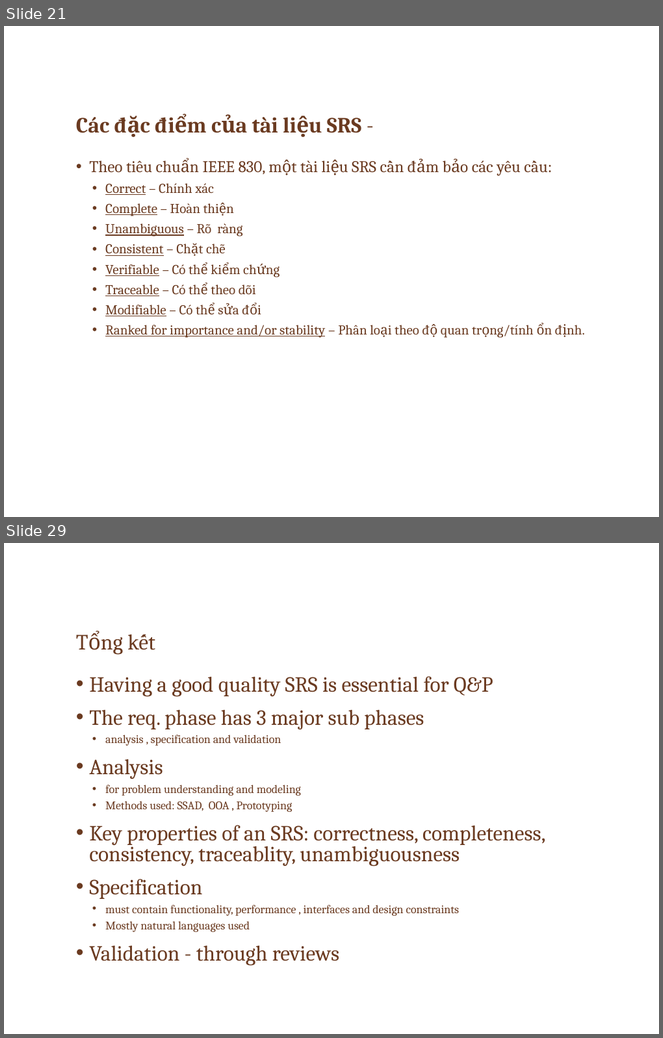
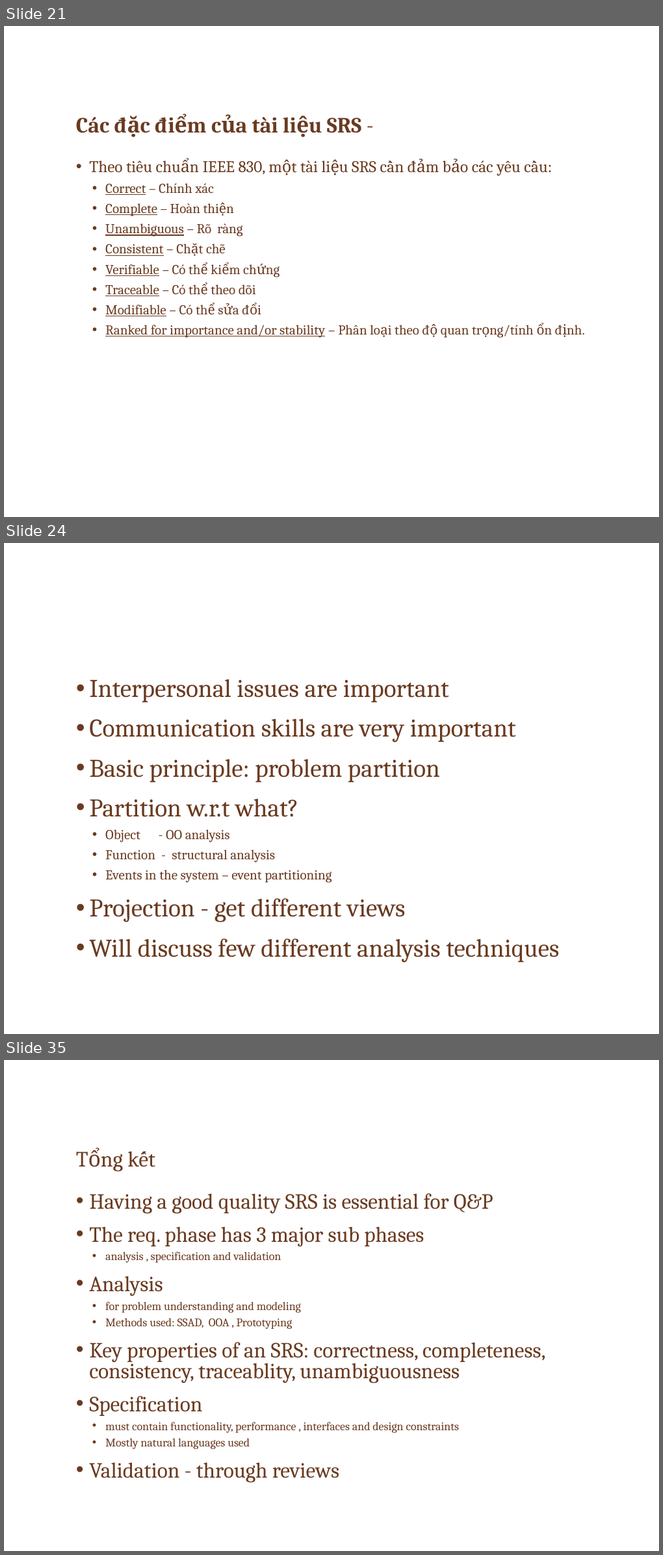
Before and after one commit to ChrisJamison/seminar_cnpm, a slide deck: Seminar/Software Requirement.pptx. Shown one above the other, each under a label of ours: slides 21 and 29 before the commit, slides 21, 24 and 35 after it; the slides between them are not shown. The pictures are 663x1038 and 663x1555 pixels, drawn with LibreOffice and Linux fonts; fonts in the diff are those of the drawing; background and template pictures are left out. Boxes give left, top, right and bottom in pixels: in the first picture for what was removed or moved away, otherwise in the second. Text is boxed around its words. In the diff, an @@ line names an element or a change of style, - is before the commit and + after.

```diff
--- a/Seminar/Software Requirement.pptx
+++ b/Seminar/Software Requirement.pptx
@@ slide 24 added at (4,543,659,1034), background picture (left out) @@
@@ text added at (89,679,559,963), 28 pt, text #6A3A20 @@
+• Interpersonal issues are important
+• Communication skills are very important
+• Basic principle: problem partition
+• Partition w.r.t what?
+  • Object - OO analysis
+  • Function - structural analysis
+  • Events in the system – event partitioning
+• Projection - get different views
+• Will discuss few different analysis techniques
@@ what was slide 29 is now slide 35 @@
```
Also in this commit, not shown: 5 slides changed, 7 other slides added, 2 slides removed.
